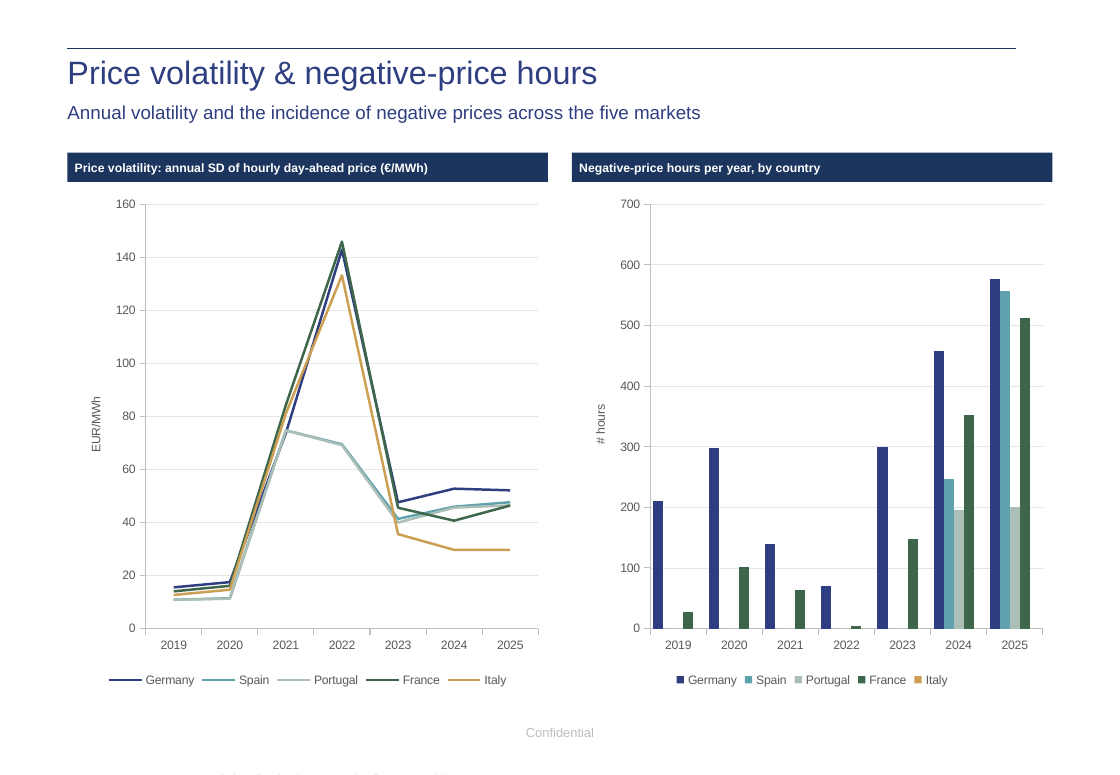
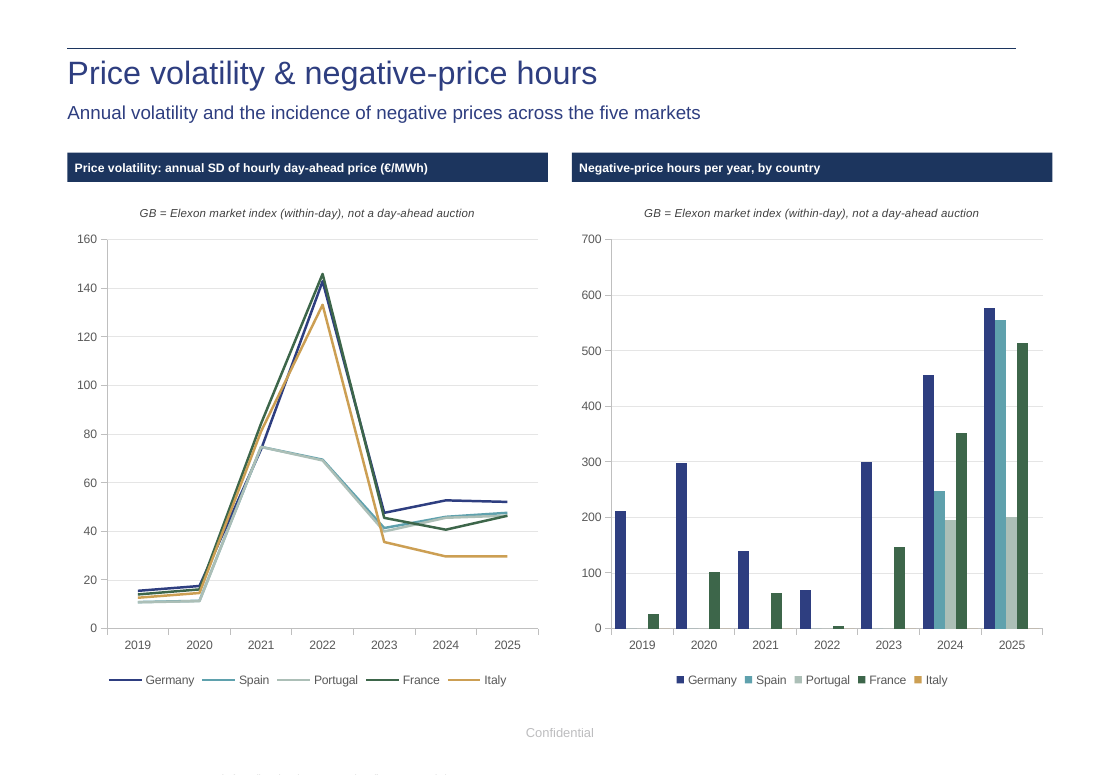
Before and after one commit to Power-Utilities-team/power-price-data, a slide deck: slide 2 of deliverables/HourlyPowerData.pptx. Drawn at 1120x775 pixels with LibreOffice and Linux fonts; fonts in the diff are those of the drawing; background and template pictures are left out. Boxes give left, top, right and bottom in pixels: in the first picture for what was removed or moved away, otherwise in the second. Text is boxed around its words. In the diff, an @@ line names an element or a change of style, - is before the commit and + after.

```diff
--- a/deliverables/HourlyPowerData.pptx
+++ b/deliverables/HourlyPowerData.pptx
@@ line chart at (67, 188, 548, 692) @@
@@ title "GB = Elexon market index (within-day), not a day-ahead auction" added @@
+Great Britain: 
@@ value axis title "EUR/MWh" to "" @@
@@ column chart at (572, 188, 1053, 692) @@
@@ title "GB = Elexon market index (within-day), not a day-ahead auction" added @@
+Great Britain: 
@@ value axis title "# hours" to "" @@
```
Also in this commit, not shown: 1 other slide changed, 44 other files.
